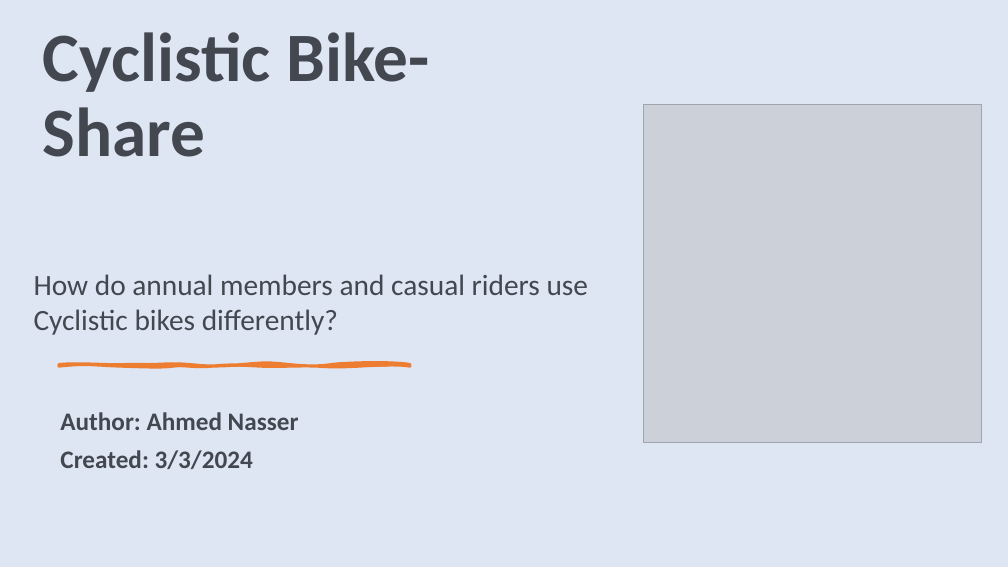
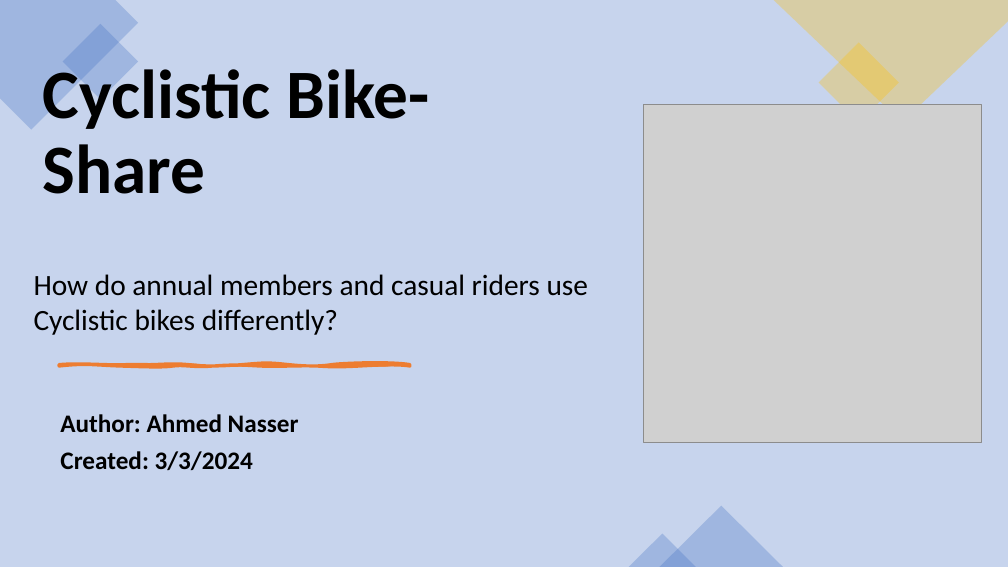
Before and after one commit to a7mdNasrr/Cyclistic-bike-share, a slide deck: slide 1 of Bike Share Presentation.pptx. Drawn at 1008x567 pixels with LibreOffice and Linux fonts; fonts in the diff are those of the drawing; grey boxes stand for pictures. Boxes give left, top, right and bottom in pixels: in the first picture for what was removed or moved away, otherwise in the second. Text is boxed around its words. In the diff, an @@ line names an element or a change of style, - is before the commit and + after.

```diff
--- a/Bike Share Presentation.pptx
+++ b/Bike Share Presentation.pptx
@@ background #C7D4ED at 34% opacity to #C7D4ED @@
@@ rectangle removed at (0, 0, 1008, 567) @@
@@ freeform shape added at (0, 0, 138, 130), fill #4472C4 at 30% opacity @@
@@ rectangle added at (63, 24, 139, 100), fill #4472C4 at 30% opacity @@
@@ freeform shape added at (774, 0, 1008, 123), fill #FFC000 at 30% opacity @@
@@ rectangle added at (819, 43, 899, 123), fill #FFC000 at 30% opacity @@
@@ text "Cyclistic Bike-Share" at (43, 60, 429, 194): vertical alignment bottom to middle @@
@@ triangle added at (659, 506, 783, 567), fill #4472C4 at 30% opacity @@
@@ triangle added at (629, 534, 696, 567), fill #4472C4 at 30% opacity @@
```
Also in this commit, not shown: 9 other slides changed, 3 slides added, 2 other files.
